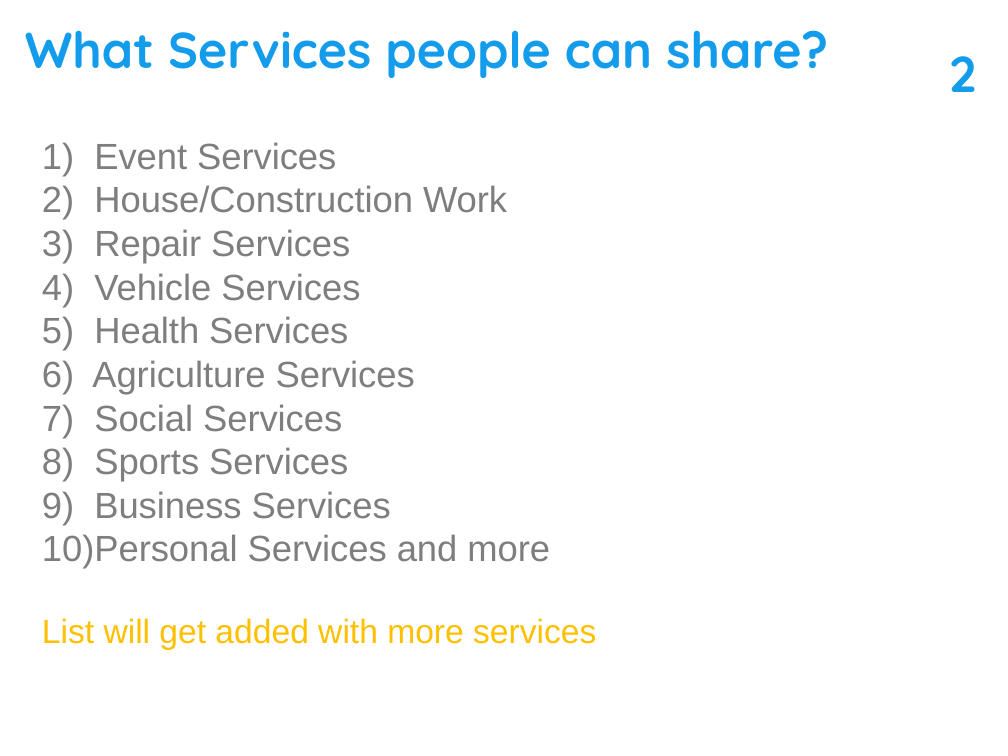
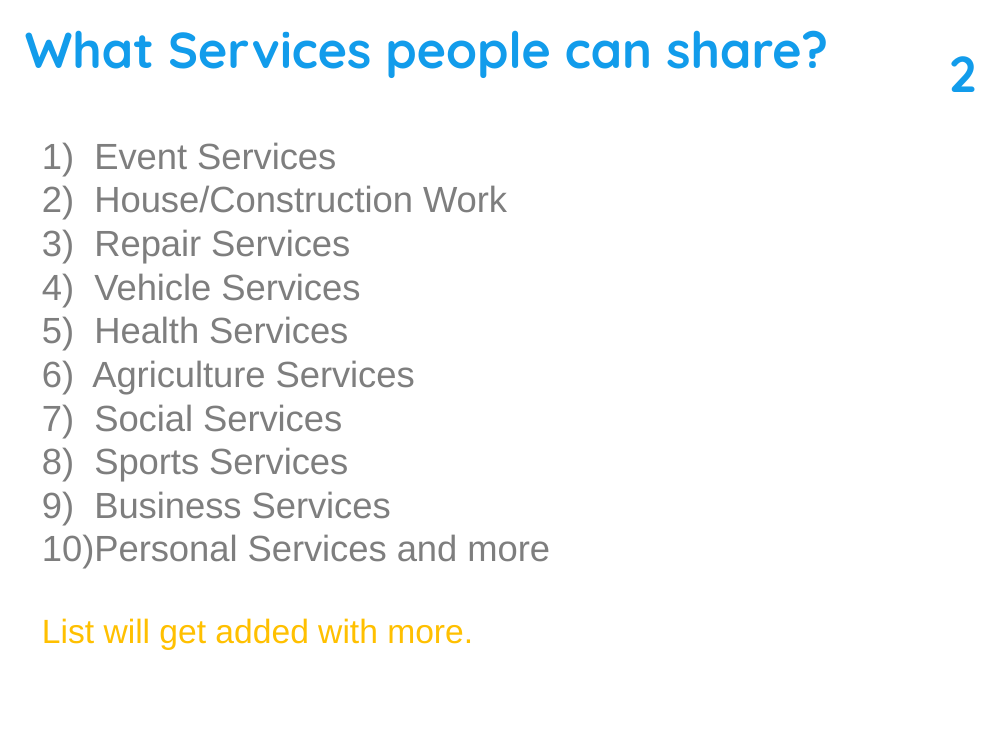
Before and after one commit to chaithu563/myserviceneed, a slide deck: slide 2 of service_images/startuppitch/myservicenned_pitch.pptx. Drawn at 1008x756 pixels with LibreOffice and Linux fonts; fonts in the diff are those of the drawing. Boxes give left, top, right and bottom in pixels: in the first picture for what was removed or moved away, otherwise in the second. Text is boxed around its words. In the diff, an @@ line names an element or a change of style, - is before the commit and + after.

Commit message:
new services added

```diff
--- a/service_images/startuppitch/myservicenned_pitch.pptx
+++ b/service_images/startuppitch/myservicenned_pitch.pptx
@@ text at box(42, 618, 473, 650): text changed @@
-List will get added with more services
+List will get added with more.
```
Also in this commit, not shown: 2 other slides changed, 9 other files.
